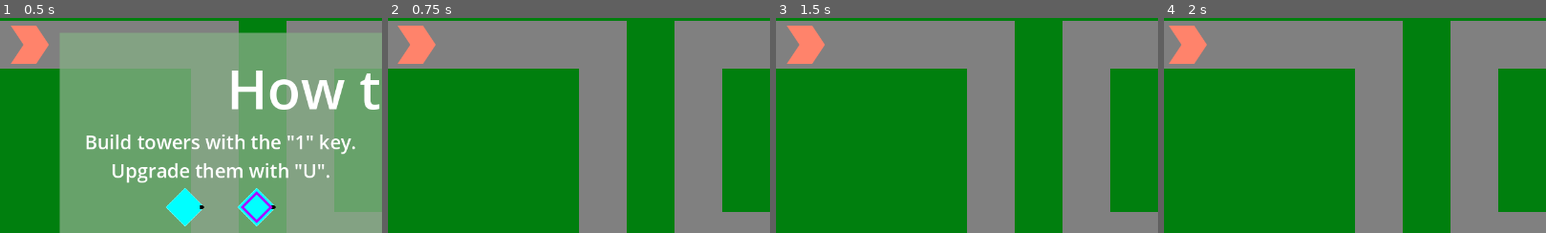
Above: before the commit, frames 1-4 (left to right).
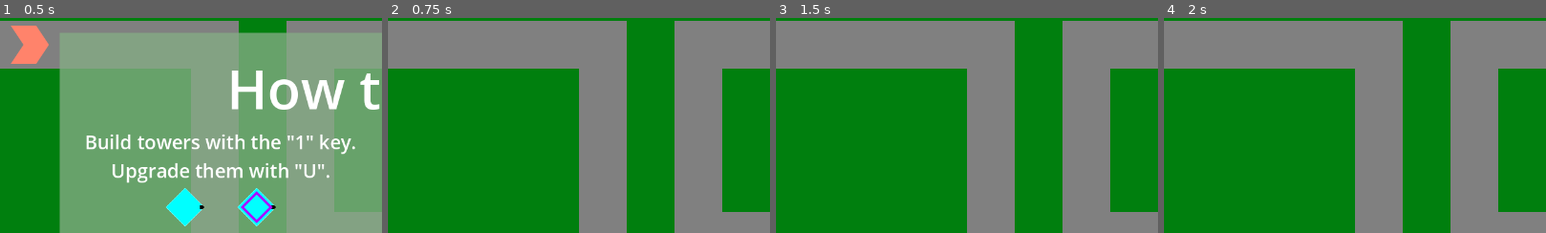
Above: after the commit, the same moments.

Repository: phrasmotica/godot-tower-defence
Game: Godot game, scene res://scenes/game.tscn
Same seed, same stepped clock (60 frames per second), same inputs: the game is played once before the commit and once after it.
Inputs (mouse positions are % of the whole screen's width and height, from its top left):
- Up to frame 1 (0.5 s): no input
- Up to frame 2 (0.75 s): click "Play path 0" at 0.5 s
- Up to frame 3 (1.5 s): click (80, 33) at 1.25 s
- Up to frame 4 (2 s): no input
The pictures show only the part of the screen within x 0-50%, y 10-60%; the shares and areas given below are measured in that part.

Frame 1 is identical in both runs. In frame 2, 1.2% of the frame differs, in the area x 2-13%, y 3-22%; in frame 3, 1.2%; in frame 4, 1.2%.

Commit message:
Hide path start arrow when game starts

Diff:
--- a/scenes/path_0.tscn
+++ b/scenes/path_0.tscn
@@ -26,10 +26,11 @@
 }
 point_count = 13
 
-[node name="Path0" type="Node2D" node_paths=PackedStringArray("tile_map", "path_waypoints")]
+[node name="Path0" type="Node2D" node_paths=PackedStringArray("tile_map", "path_waypoints", "start_arrow")]
 script = ExtResource("1_076ov")
 tile_map = NodePath("TileMap")
 path_waypoints = NodePath("Waypoints")
+start_arrow = NodePath("StartArrow")
 
 [node name="TileMap" type="TileMap" parent="."]
 tile_set = SubResource("TileSet_j17tc")
--- a/scenes/path_1.tscn
+++ b/scenes/path_1.tscn
@@ -170,10 +170,11 @@
 }
 point_count = 12
 
-[node name="Path1" type="Node2D" node_paths=PackedStringArray("tile_map", "path_waypoints")]
+[node name="Path1" type="Node2D" node_paths=PackedStringArray("tile_map", "path_waypoints", "start_arrow")]
 script = ExtResource("2_swkys")
 tile_map = NodePath("TileMap")
 path_waypoints = NodePath("Waypoints")
+start_arrow = NodePath("StartArrow")
 
 [node name="TileMap" type="TileMap" parent="."]
 tile_set = SubResource("TileSet_nr3rg")
--- a/scripts/path.gd
+++ b/scripts/path.gd
@@ -6,6 +6,9 @@
 
 @export
 var path_waypoints: Path2D
+
+@export
+var start_arrow: Node2D
 
 var enemies: Array[Enemy] = []
 
@@ -21,6 +24,9 @@
 	hide()
 
 	tile_map.tile_set.set_physics_layer_collision_layer(0, 0)
+
+func start_game():
+	start_arrow.hide()
 
 func spawn_enemy(enemy_scene: PackedScene):
 	var enemy: Enemy = enemy_scene.instantiate()
--- a/scripts/path_manager.gd
+++ b/scripts/path_manager.gd
@@ -58,3 +58,7 @@
 
 func _on_start_game_start(path_index: int):
 	active_path_index = path_index
+
+	# TODO: instead of hiding the start arrow immediately, only
+	# hide it once the first wave has been called
+	get_active_path().start_game()
